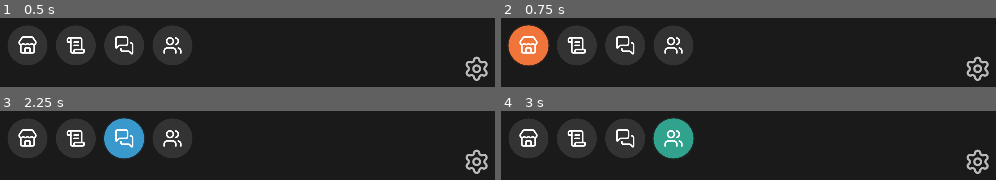
Above: before the commit, frames 1-4 (two rows, left to right).
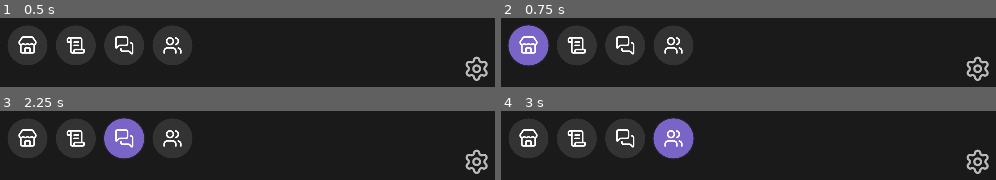
Above: after the commit, the same moments.

Repository: Bildurre/choque_de_leyendas_vg
Game: Godot game, scene res://screens/main_menu/main_menu_desktop.tscn
Same seed, same stepped clock (60 frames per second), same inputs: the game is played once before the commit and once after it.
Inputs (mouse positions are in pixels of both pictures, inside the frame that each line leads up to):
- Up to frame 1 (0.5 s): no input
- Up to frame 2 (0.75 s): click (530, 45) at 0.5 s
- Up to frame 3 (2.25 s): click (74, 138) at 1.25 s; click (123, 138) at 2 s
- Up to frame 4 (3 s): click (674, 138) at 2.75 s

Frame 1 is identical in both runs. In frame 2, 3.4% of the frame differs, in the area x 1-10%, y 10-70%; in frame 3, 3.4%; in frame 4, 3.4%, in the area x 30-39%, y 10-70%.

Commit message:
Replace cursors with detailed sword SVG and set purple hover
- Use provided sword SVG flipped horizontally (tip at top-left)
- Add black stroke to all sword elements
- Pointer version has teal drop shadow filter
- Cursor size doubled to 64x64
- Change all IconButton hover_color to COLOR_PURPLE

https://claude.ai/code/session_0176j4sJi8nNgewyZfevnuDY

Diff:
--- a/assets/cursors/sword_default.svg
+++ b/assets/cursors/sword_default.svg
@@ -1,14 +1,20 @@
-<svg xmlns="http://www.w3.org/2000/svg" width="32" height="32" viewBox="0 0 32 32">
-  <!-- Sword cursor - default state -->
-  <!-- Blade -->
-  <path d="M4 2 L8 2 L20 14 L18 16 L4 2 Z" fill="#d4d4d8" stroke="#71717a" stroke-width="0.5"/>
-  <!-- Blade highlight -->
-  <path d="M4 2 L8 2 L14 8 L4 2 Z" fill="#e4e4e7" opacity="0.6"/>
-  <!-- Guard (crossguard) -->
-  <path d="M17 13 L22 11 L23 12 L18 17 L17 16 Z" fill="#78716c" stroke="#57534e" stroke-width="0.5"/>
-  <path d="M20 14 L15 19 L16 20 L21 15 Z" fill="#78716c" stroke="#57534e" stroke-width="0.5"/>
-  <!-- Handle/Grip -->
-  <path d="M18 17 L23 22 L22 23 L17 18 Z" fill="#92400e" stroke="#78350f" stroke-width="0.5"/>
-  <!-- Pommel -->
-  <circle cx="23.5" cy="23.5" r="2" fill="#a8a29e" stroke="#78716c" stroke-width="0.5"/>
+<svg xmlns="http://www.w3.org/2000/svg" width="64" height="64" viewBox="0 0 511.992 511.992">
+  <g transform="translate(511.992, 0) scale(-1, 1)">
+    <!-- Pommel gem -->
+    <ellipse cx="42.664" cy="469.316" rx="10.664" ry="10.671" fill="#F6BB42" stroke="#000000" stroke-width="4"/>
+    <!-- Pommel circle -->
+    <path d="M85.327,469.321c0-11.391-4.438-22.108-12.492-30.171c-16.64-16.641-43.702-16.641-60.342,0 c-8.055,8.062-12.492,18.78-12.492,30.171c0,11.39,4.438,22.108,12.492,30.171l0,0l0,0c8.062,8.062,18.773,12.5,30.171,12.5 s22.109-4.438,30.171-12.5C80.89,491.43,85.327,480.711,85.327,469.321z" fill="#FFCE54" stroke="#000000" stroke-width="4"/>
+    <!-- Guard (yellow) -->
+    <path d="M253.848,393.9L118.084,258.138c-4.164-4.164-10.914-4.164-15.078,0l-22.632,22.624 c-4.164,4.172-4.164,10.922,0,15.078l135.763,135.764c2,2,4.711,3.125,7.539,3.125c2.836,0,5.547-1.125,7.547-3.125l22.625-22.625 C258.011,404.822,258.011,398.057,253.848,393.9z" fill="#FFCE54" stroke="#000000" stroke-width="4"/>
+    <!-- Red handle -->
+    <path d="M181.552,371.275c0-2.828-1.125-5.546-3.125-7.546l-30.171-30.172 c-4.164-4.171-10.922-4.171-15.086,0l-95.959,95.968c-4.164,4.156-4.164,10.906,0,15.078l30.171,30.171 c4.164,4.155,10.921,4.155,15.085,0l95.959-95.968C180.427,376.807,181.552,374.103,181.552,371.275z" fill="#ED5564" stroke="#000000" stroke-width="4"/>
+    <path d="M77.249,389.478h90.506l10.672-10.672c2-2,3.125-4.703,3.125-7.531c0-1.078-0.164-2.125-0.469-3.125 H98.584L77.249,389.478z" fill="#DA4453" stroke="#000000" stroke-width="2"/>
+    <path d="M143.842,413.4H53.328l-16.117,16.125c-1.484,1.484-2.43,3.297-2.859,5.203h88.155L143.842,413.4z" fill="#DA4453" stroke="#000000" stroke-width="2"/>
+    <!-- Blade -->
+    <path d="M490.804,96.617c1.406-1.414,2.391-3.203,2.844-5.148l18.078-78.405 c0.812-3.586-0.266-7.336-2.859-9.938s-6.359-3.68-9.938-2.852l-78.404,18.062c-1.953,0.453-3.734,1.438-5.141,2.852L140.717,295.84 c-4.164,4.172-4.164,10.922,0,15.094l60.335,60.342c2,2,4.719,3.125,7.546,3.125c2.828,0,5.539-1.125,7.539-3.125L490.804,96.617z" fill="#CCD1D9" stroke="#000000" stroke-width="4"/>
+    <!-- Blade highlight -->
+    <path d="M508.866,3.126c-2.594-2.602-6.359-3.68-9.938-2.852 l-78.404,18.062c-1.953,0.453-3.734,1.438-5.141,2.852L140.717,295.84c-4.164,4.172-4.164,10.922,0,15.094l60.335,60.342 c2,2,4.719,3.125,7.546,3.125c2.828,0,5.539-1.125,7.539-3.125L490.804,96.617c1.406-1.414,2.391-3.203,2.844-5.148l18.078-78.405 C512.538,9.477,511.46,5.727,508.866,3.126z M501.319,10.665L483.257,89.07L208.598,363.729l-60.342-60.343L422.915,28.735 L501.319,10.665L501.319,10.665L501.319,10.665z" fill="#FFFFFF" opacity="0.2" stroke="none"/>
+    <!-- Blade detail line -->
+    <path d="M170.88,341.104c-4.164-4.172-4.164-10.921,0-15.093l193.238-193.224 c4.172-4.164,10.922-4.164,15.078,0c4.172,4.164,4.172,10.922,0,15.086l-193.23,193.23 C181.802,345.261,175.052,345.261,170.88,341.104z" fill="#AAB2BC" stroke="#000000" stroke-width="2"/>
+  </g>
 </svg>
--- a/assets/cursors/sword_pointer.svg
+++ b/assets/cursors/sword_pointer.svg
@@ -1,28 +1,25 @@
-<svg xmlns="http://www.w3.org/2000/svg" width="32" height="32" viewBox="0 0 32 32">
-  <!-- Sword cursor - pointer/hand state with teal glow -->
+<svg xmlns="http://www.w3.org/2000/svg" width="64" height="64" viewBox="0 0 511.992 511.992">
   <defs>
-    <filter id="teal-glow" x="-50%" y="-50%" width="200%" height="200%">
-      <feGaussianBlur in="SourceGraphic" stdDeviation="1.5" result="blur"/>
-      <feFlood flood-color="#4db6ac" flood-opacity="0.7" result="color"/>
-      <feComposite in="color" in2="blur" operator="in" result="glow"/>
-      <feMerge>
-        <feMergeNode in="glow"/>
-        <feMergeNode in="glow"/>
-        <feMergeNode in="SourceGraphic"/>
-      </feMerge>
+    <filter id="teal-shadow" x="-30%" y="-30%" width="160%" height="160%">
+      <feDropShadow dx="0" dy="0" stdDeviation="12" flood-color="#31a28e" flood-opacity="0.8"/>
     </filter>
   </defs>
-  <g filter="url(#teal-glow)">
+  <g transform="translate(511.992, 0) scale(-1, 1)" filter="url(#teal-shadow)">
+    <!-- Pommel gem -->
+    <ellipse cx="42.664" cy="469.316" rx="10.664" ry="10.671" fill="#F6BB42" stroke="#000000" stroke-width="4"/>
+    <!-- Pommel circle -->
+    <path d="M85.327,469.321c0-11.391-4.438-22.108-12.492-30.171c-16.64-16.641-43.702-16.641-60.342,0 c-8.055,8.062-12.492,18.78-12.492,30.171c0,11.39,4.438,22.108,12.492,30.171l0,0l0,0c8.062,8.062,18.773,12.5,30.171,12.5 s22.109-4.438,30.171-12.5C80.89,491.43,85.327,480.711,85.327,469.321z" fill="#FFCE54" stroke="#000000" stroke-width="4"/>
+    <!-- Guard (yellow) -->
+    <path d="M253.848,393.9L118.084,258.138c-4.164-4.164-10.914-4.164-15.078,0l-22.632,22.624 c-4.164,4.172-4.164,10.922,0,15.078l135.763,135.764c2,2,4.711,3.125,7.539,3.125c2.836,0,5.547-1.125,7.547-3.125l22.625-22.625 C258.011,404.822,258.011,398.057,253.848,393.9z" fill="#FFCE54" stroke="#000000" stroke-width="4"/>
+    <!-- Red handle -->
+    <path d="M181.552,371.275c0-2.828-1.125-5.546-3.125-7.546l-30.171-30.172 c-4.164-4.171-10.922-4.171-15.086,0l-95.959,95.968c-4.164,4.156-4.164,10.906,0,15.078l30.171,30.171 c4.164,4.155,10.921,4.155,15.085,0l95.959-95.968C180.427,376.807,181.552,374.103,181.552,371.275z" fill="#ED5564" stroke="#000000" stroke-width="4"/>
+    <path d="M77.249,389.478h90.506l10.672-10.672c2-2,3.125-4.703,3.125-7.531c0-1.078-0.164-2.125-0.469-3.125 H98.584L77.249,389.478z" fill="#DA4453" stroke="#000000" stroke-width="2"/>
+    <path d="M143.842,413.4H53.328l-16.117,16.125c-1.484,1.484-2.43,3.297-2.859,5.203h88.155L143.842,413.4z" fill="#DA4453" stroke="#000000" stroke-width="2"/>
     <!-- Blade -->
-    <path d="M4 2 L8 2 L20 14 L18 16 L4 2 Z" fill="#e0f2f1" stroke="#4db6ac" stroke-width="0.5"/>
+    <path d="M490.804,96.617c1.406-1.414,2.391-3.203,2.844-5.148l18.078-78.405 c0.812-3.586-0.266-7.336-2.859-9.938s-6.359-3.68-9.938-2.852l-78.404,18.062c-1.953,0.453-3.734,1.438-5.141,2.852L140.717,295.84 c-4.164,4.172-4.164,10.922,0,15.094l60.335,60.342c2,2,4.719,3.125,7.546,3.125c2.828,0,5.539-1.125,7.539-3.125L490.804,96.617z" fill="#CCD1D9" stroke="#000000" stroke-width="4"/>
     <!-- Blade highlight -->
-    <path d="M4 2 L8 2 L14 8 L4 2 Z" fill="#ffffff" opacity="0.6"/>
-    <!-- Guard (crossguard) -->
-    <path d="M17 13 L22 11 L23 12 L18 17 L17 16 Z" fill="#4db6ac" stroke="#00897b" stroke-width="0.5"/>
-    <path d="M20 14 L15 19 L16 20 L21 15 Z" fill="#4db6ac" stroke="#00897b" stroke-width="0.5"/>
-    <!-- Handle/Grip -->
-    <path d="M18 17 L23 22 L22 23 L17 18 Z" fill="#92400e" stroke="#78350f" stroke-width="0.5"/>
-    <!-- Pommel -->
-    <circle cx="23.5" cy="23.5" r="2" fill="#4db6ac" stroke="#00897b" stroke-width="0.5"/>
+    <path d="M508.866,3.126c-2.594-2.602-6.359-3.68-9.938-2.852 l-78.404,18.062c-1.953,0.453-3.734,1.438-5.141,2.852L140.717,295.84c-4.164,4.172-4.164,10.922,0,15.094l60.335,60.342 c2,2,4.719,3.125,7.546,3.125c2.828,0,5.539-1.125,7.539-3.125L490.804,96.617c1.406-1.414,2.391-3.203,2.844-5.148l18.078-78.405 C512.538,9.477,511.46,5.727,508.866,3.126z M501.319,10.665L483.257,89.07L208.598,363.729l-60.342-60.343L422.915,28.735 L501.319,10.665L501.319,10.665L501.319,10.665z" fill="#FFFFFF" opacity="0.2" stroke="none"/>
+    <!-- Blade detail line -->
+    <path d="M170.88,341.104c-4.164-4.172-4.164-10.921,0-15.093l193.238-193.224 c4.172-4.164,10.922-4.164,15.078,0c4.172,4.164,4.172,10.922,0,15.086l-193.23,193.23 C181.802,345.261,175.052,345.261,170.88,341.104z" fill="#AAB2BC" stroke="#000000" stroke-width="2"/>
   </g>
 </svg>
--- a/autoloads/cursor_manager.gd
+++ b/autoloads/cursor_manager.gd
@@ -5,8 +5,8 @@
 const CURSOR_DEFAULT := preload("res://assets/cursors/sword_default.svg")
 const CURSOR_POINTER := preload("res://assets/cursors/sword_pointer.svg")
 
-## Hotspot en la punta de la espada (esquina superior izquierda).
-const HOTSPOT := Vector2(4, 2)
+## Hotspot en la punta de la espada (esquina superior izquierda tras el flip).
+const HOTSPOT := Vector2(1, 1)
 
 
 func _ready() -> void:
--- a/screens/main_menu/main_menu_desktop.tscn
+++ b/screens/main_menu/main_menu_desktop.tscn
@@ -68,7 +68,7 @@
 tooltip_text = "MAIN_MENU_SHOP"
 icon = ExtResource("4_store")
 script = ExtResource("2_ib")
-hover_color = Color(0.945, 0.459, 0.227, 1)
+hover_color = Color(0.478, 0.392, 0.784, 1)
 
 [node name="MissionsButton" type="Button" parent="Layout/BottomSection/CenterButtons"]
 unique_name_in_owner = true
@@ -84,7 +84,7 @@
 tooltip_text = "MAIN_MENU_SOCIAL"
 icon = ExtResource("6_msg")
 script = ExtResource("2_ib")
-hover_color = Color(0.224, 0.6, 0.804, 1)
+hover_color = Color(0.478, 0.392, 0.784, 1)
 
 [node name="FriendsButton" type="Button" parent="Layout/BottomSection/CenterButtons"]
 unique_name_in_owner = true
@@ -92,7 +92,7 @@
 tooltip_text = "MAIN_MENU_FRIENDS"
 icon = ExtResource("7_users")
 script = ExtResource("2_ib")
-hover_color = Color(0.192, 0.635, 0.557, 1)
+hover_color = Color(0.478, 0.392, 0.784, 1)
 
 [node name="SettingsButton" type="TextureButton" parent="Layout/BottomSection"]
 unique_name_in_owner = true
--- a/ui/components/buttons/icon_button.gd
+++ b/ui/components/buttons/icon_button.gd
@@ -5,7 +5,7 @@
 extends Button
 
 ## Color de fondo en hover (usar colores intermedios de GameColors).
-@export var hover_color: Color = GameColors.COLOR_TEAL
+@export var hover_color: Color = GameColors.COLOR_PURPLE
 
 ## Tamanio total del boton (diametro).
 @export var button_diameter: float = 96.0
